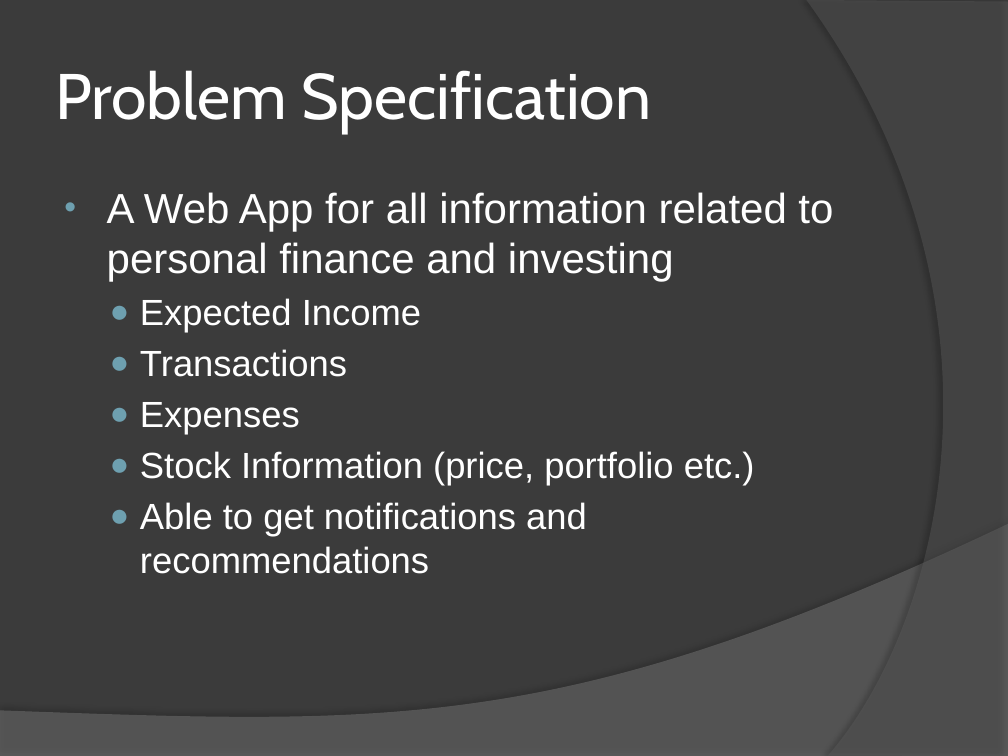
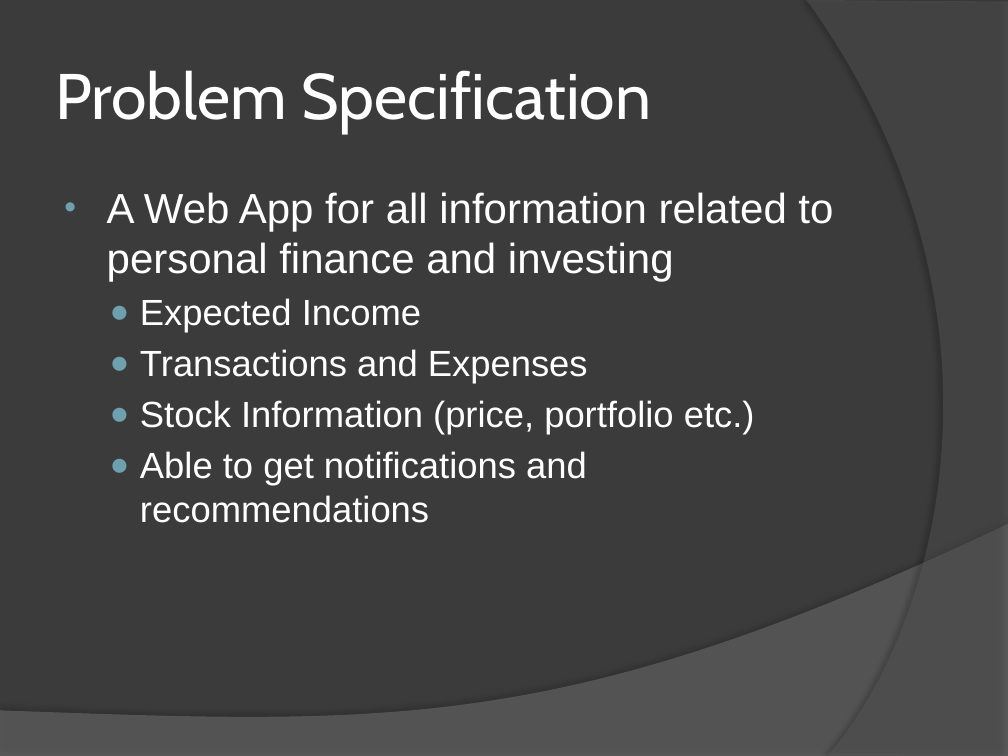
Before and after one commit to JackD27/CapstoneProject, a slide deck: slide 4 of FinalMoneypadPowerpoint.pptx. Drawn at 1008x756 pixels with LibreOffice and Linux fonts; fonts in the diff are those of the drawing. Boxes give left, top, right and bottom in pixels: in the first picture for what was removed or moved away, otherwise in the second. Text is boxed around its words. In the diff, an @@ line names an element or a change of style, - is before the commit and + after.

```diff
--- a/FinalMoneypadPowerpoint.pptx
+++ b/FinalMoneypadPowerpoint.pptx
@@ text at [140, 349, 588, 384]: text changed @@
-  ● Transactions
-  ● Expenses
+  ● Transactions and Expenses
```
Also in this commit, not shown: 4 other slides changed, 1 slide added.
